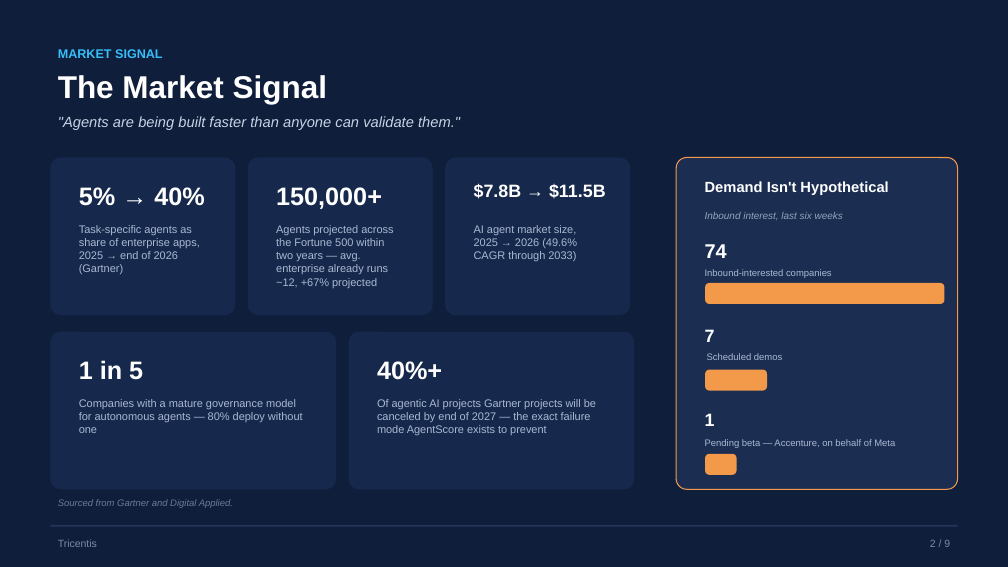
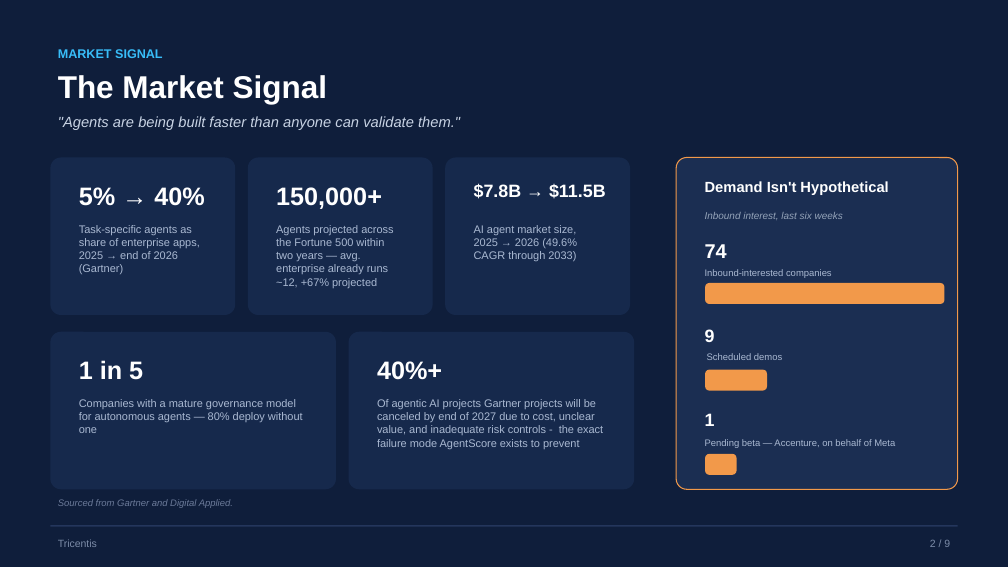
Before and after one commit to ADemers-tricentis/agent-score, a slide deck: slide 2 of docs/decks/business-case-deck/output/AgentScore-Business-Case-Native.pptx. Drawn at 1008x567 pixels with LibreOffice and Linux fonts; fonts in the diff are those of the drawing. Boxes give left, top, right and bottom in pixels: in the first picture for what was removed or moved away, otherwise in the second. Text is boxed around its words. In the diff, an @@ line names an element or a change of style, - is before the commit and + after.

```diff
--- a/docs/decks/business-case-deck/output/AgentScore-Business-Case-Native.pptx
+++ b/docs/decks/business-case-deck/output/AgentScore-Business-Case-Native.pptx
@@ text at (705, 329, 715, 342): text changed @@
-7
+9
@@ text at (377, 399, 603, 449): text changed @@
-Of agentic AI projects Gartner projects will be canceled by end of 2027 — the exact failure mode AgentScore exists to prevent
+Of agentic AI projects Gartner projects will be canceled by end of 2027 due to cost, unclear value, and inadequate risk controls - the exact failure mode AgentScore exists to prevent
```
Also in this commit, not shown: 3 other slides changed, 11 other files.
